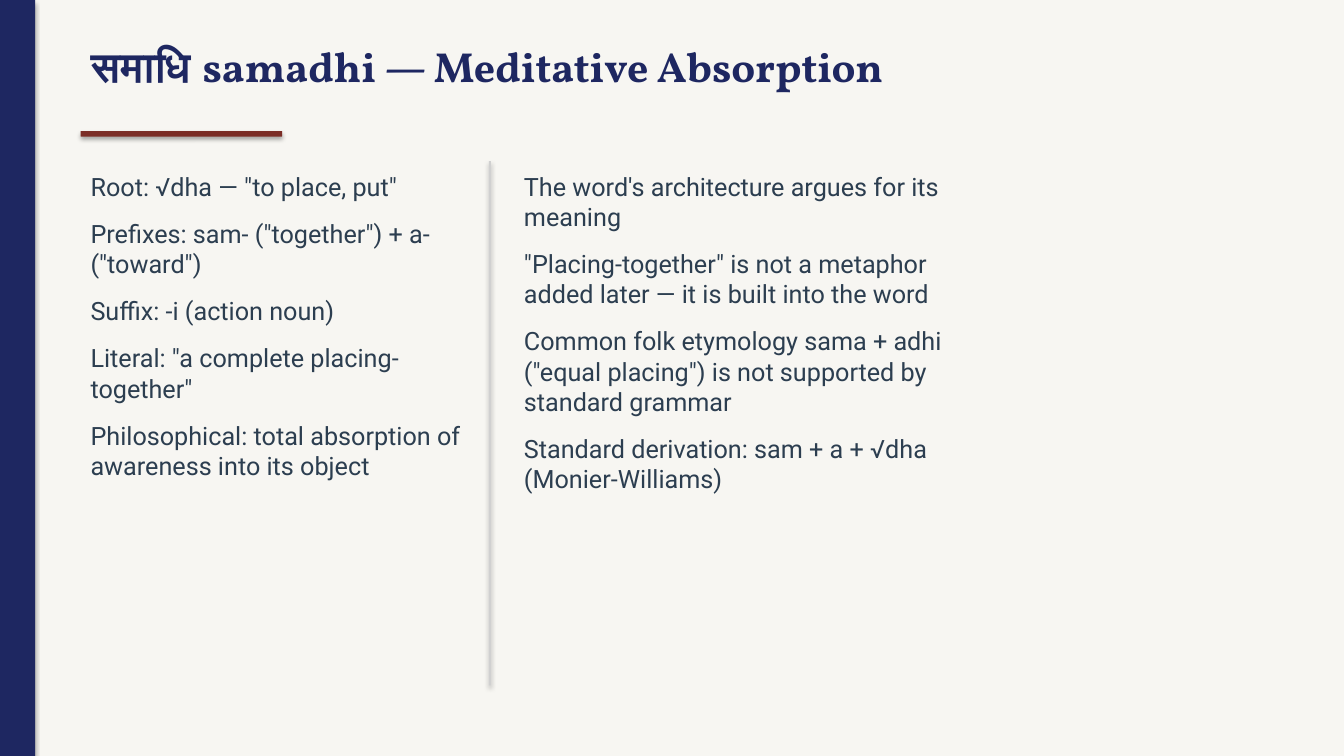
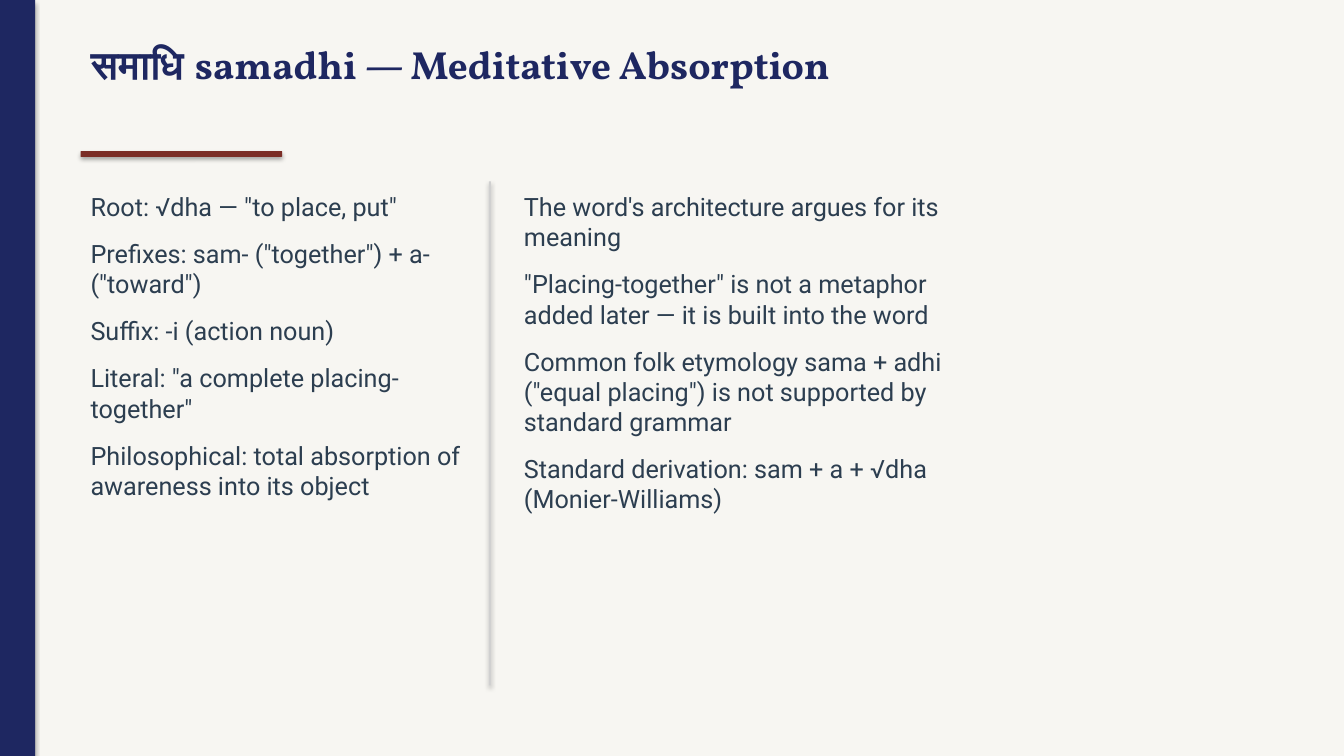
Before and after one commit to jbajaj6/sanskrit_etymology, a slide deck: slide 5 of docs/final_presentation.pptx. Drawn at 1344x756 pixels with LibreOffice and Linux fonts; fonts in the diff are those of the drawing. Boxes give left, top, right and bottom in pixels: in the first picture for what was removed or moved away, otherwise in the second. Text is boxed around its words. In the diff, an @@ line names an element or a change of style, - is before the commit and + after.

```diff
--- a/docs/final_presentation.pptx
+++ b/docs/final_presentation.pptx
@@ text "समाधि samadhi — Meditative Absorption" at (x1=91, y1=48, x2=830, y2=89): size 30 to 28 pt @@
@@ rounded rectangle moved from (x1=81, y1=131, x2=282, y2=137) to (x1=81, y1=151, x2=282, y2=157) @@
@@ text "Root: √dha — "to place, ..." moved from (x1=91, y1=177, x2=460, y2=481) to (x1=91, y1=197, x2=460, y2=501) @@
@@ rectangle resized from (x1=489, y1=161, x2=491, y2=686) to (x1=489, y1=181, x2=491, y2=686) @@
@@ text "The word's architecture argues for ..." moved from (x1=524, y1=177, x2=942, y2=494) to (x1=524, y1=197, x2=942, y2=514) @@
```
Also in this commit, not shown: 5 other slides changed, 2 other files.
